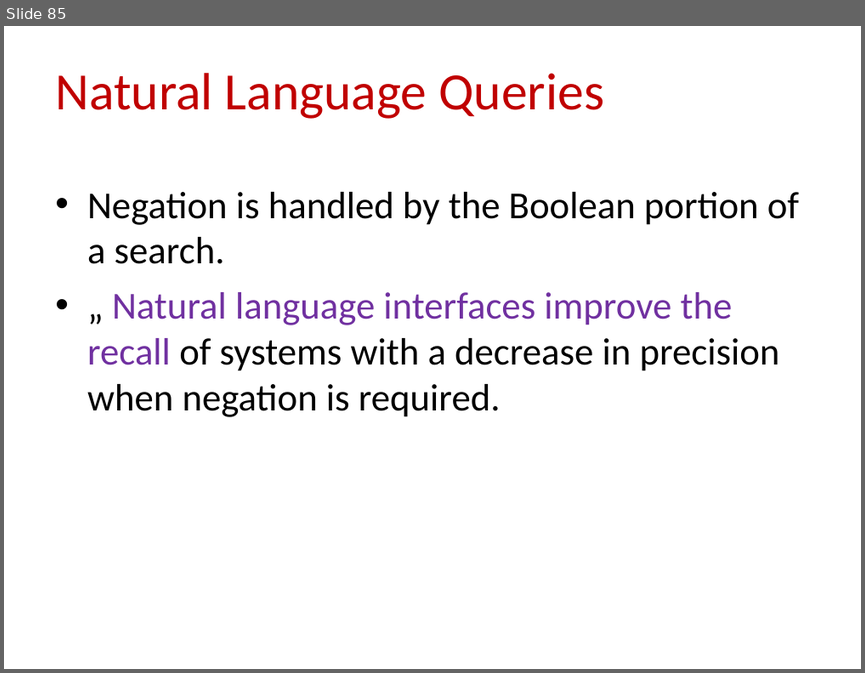
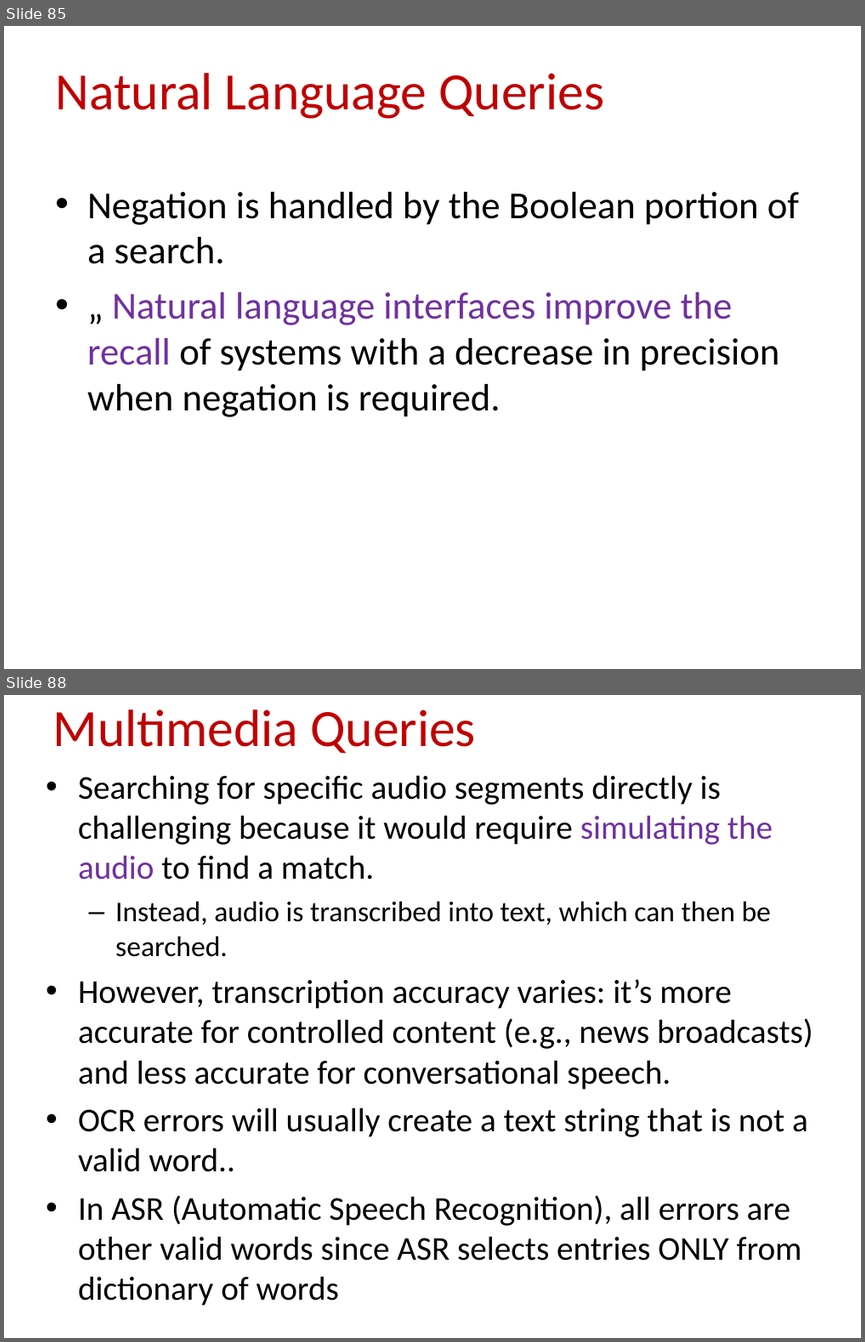
Before and after one commit to CSE-2026/4th-year-sem-1, a slide deck: IRS/UNIT I - IRS.ppt. Shown one above the other, each under a label of ours: slide 85 before the commit, slides 85 and 88 after it; the slides between them are not shown. The pictures are 865x673 and 865x1342 pixels, drawn with LibreOffice and Linux fonts; fonts in the diff are those of the drawing. Boxes give left, top, right and bottom in pixels: in the first picture for what was removed or moved away, otherwise in the second. Text is boxed around its words. In the diff, an @@ line names an element or a change of style, - is before the commit and + after.

```diff
--- a/IRS/UNIT I - IRS.ppt
+++ b/IRS/UNIT I - IRS.ppt
@@ slide 88 added at (4, 695, 861, 1338), background #FFFFFF @@
@@ title added at (52, 709, 476, 753), 44 pt, text #C00000 @@
+Multimedia Queries
@@ text added at (78, 775, 813, 1305), 28 pt, text #000000 @@
+• Searching for specific audio segments directly is challenging because it would require simulating the audio to find a match.
+  – Instead, audio is transcribed into text, which can then be searched.
+• However, transcription accuracy varies: it’s more accurate for controlled content (e.g., news broadcasts) and less accurate for conversational speech.
+• OCR errors will usually create a text string that is not a valid word..
+• In ASR (Automatic Speech Recognition), all errors are other valid words since ASR selects entries ONLY from dictionary of words
```
Also in this commit, not shown: 30 other slides added, 3 other files.
